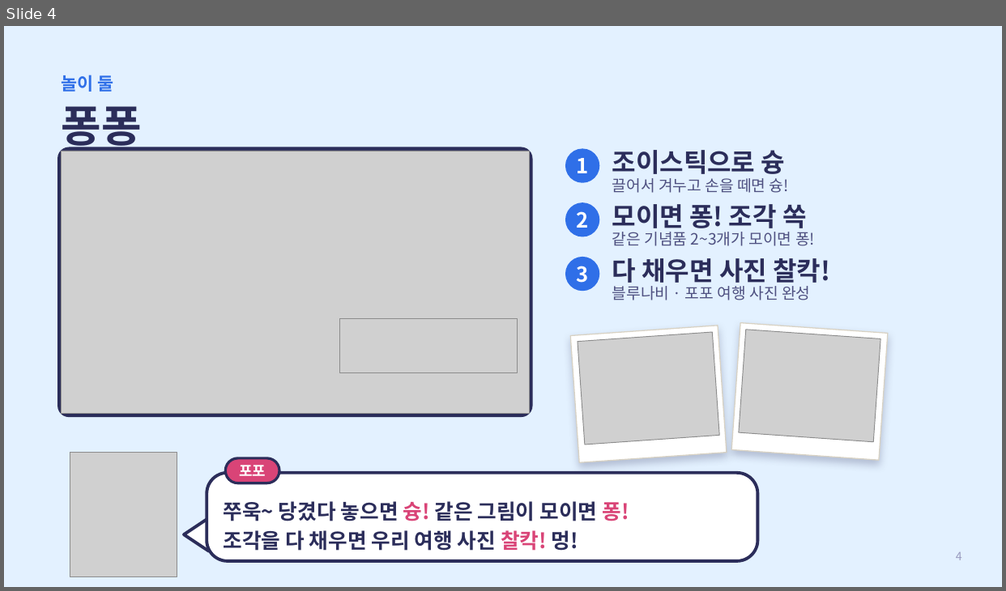
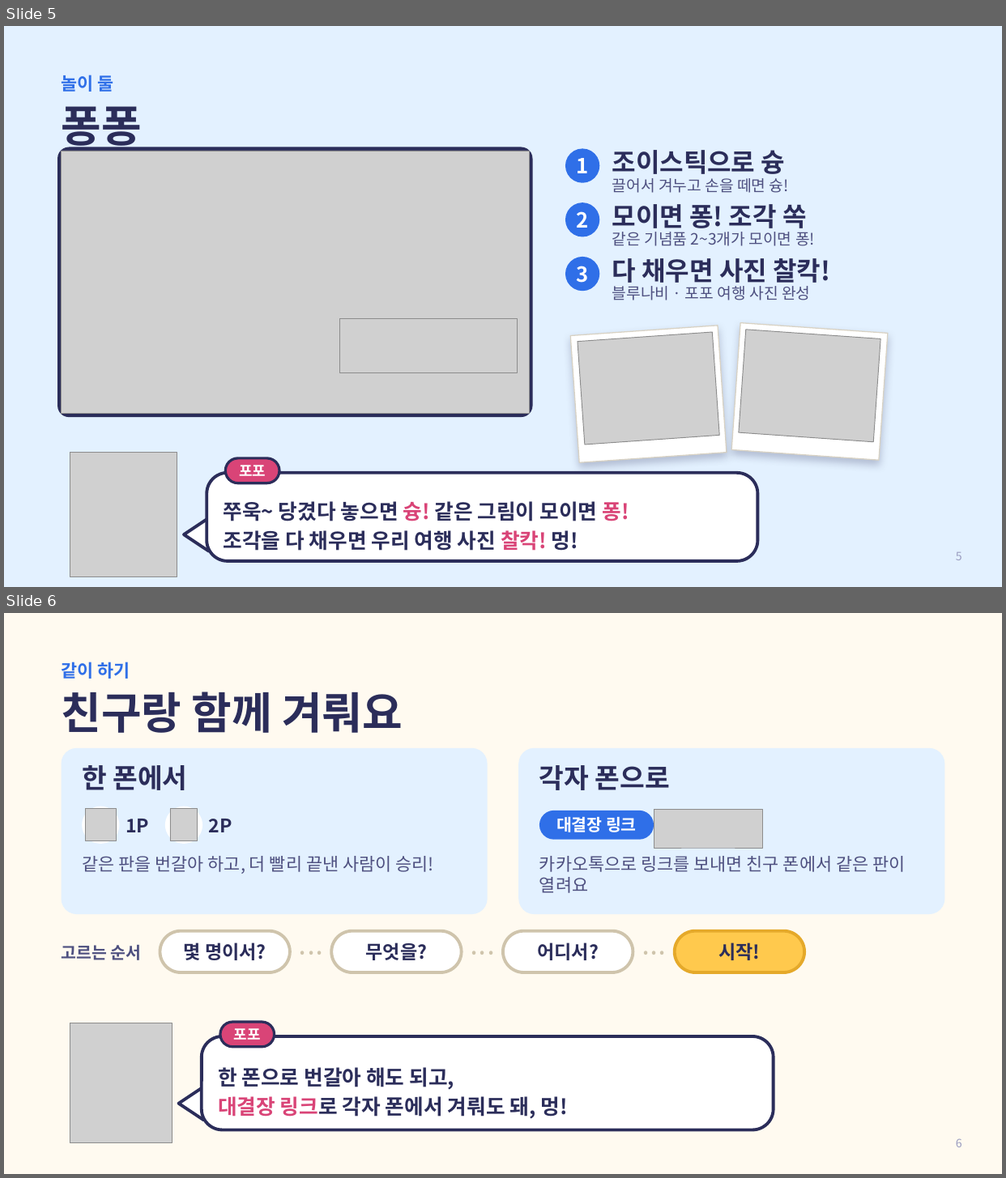
Before and after one commit to hejey5658-lgtm/blue-naby-game, a slide deck: docs/presentation/발표자료_애니메이션.pptx. Shown one above the other, each under a label of ours: slide 4 before the commit, slides 5 and 6 after it. The pictures are 1006x591 and 1006x1178 pixels, drawn with LibreOffice and Linux fonts; fonts in the diff are those of the drawing; grey boxes stand for pictures. Boxes give left, top, right and bottom in pixels: in the first picture for what was removed or moved away, otherwise in the second. Text is boxed around its words. In the diff, an @@ line names an element or a change of style, - is before the commit and + after.

```diff
--- a/docs/presentation/발표자료_애니메이션.pptx
+++ b/docs/presentation/발표자료_애니메이션.pptx
@@ slide 6 added at (4, 613, 1002, 1174), background #FFFAF0 @@
@@ text added at (62, 662, 130, 679), 17 pt, text #2F6FE8, bold @@
+같이 하기
@@ text added at (62, 692, 403, 733), 42 pt, text #2B2D5A, bold @@
+친구랑 함께 겨뤄요
@@ rounded rectangle added at (61, 748, 487, 914), fill #E3F1FF @@
@@ rounded rectangle added at (519, 748, 945, 914), fill #E3F1FF @@
@@ text added at (82, 765, 188, 790), 26 pt, text #2B2D5A, bold @@
+한 폰에서
@@ text added at (539, 765, 670, 790), 26 pt, text #2B2D5A, bold @@
+각자 폰으로
@@ rounded rectangle added at (82, 806, 119, 844), fill #FFFFFF @@
@@ rounded rectangle added at (165, 806, 202, 844), fill #FFFFFF @@
@@ picture added at (86, 809, 117, 841) @@
@@ text added at (126, 819, 149, 833), 18 pt, text #2B2D5A, bold @@
+1P
@@ picture added at (170, 809, 198, 841) @@
@@ text added at (209, 819, 232, 833), 18 pt, text #2B2D5A, bold @@
+2P
@@ rounded rectangle added at (539, 811, 654, 840), fill #2F6FE8, 16 pt, text #FFFFFF, bold @@
+대결장 링크
@@ picture added at (654, 809, 762, 847) @@
@@ text added at (82, 856, 433, 874), 17 pt, text #4E5080 @@
+같은 판을 번갈아 하고, 더 빨리 끝낸 사람이 승리!
@@ text added at (539, 856, 905, 893), 17 pt, text #4E5080 @@
+카카오톡으로 링크를 보내면 친구 폰에서 같은 판이 열려요
@@ text added at (62, 945, 142, 960), 16 pt, text #4E5080, bold @@
+고르는 순서
@@ rounded rectangle added at (160, 931, 290, 973), fill #FFFFFF, outline #CFC4AC 3 pt, 18 pt, text #2B2D5A, bold @@
+몇 명이서?
@@ text added at (291, 936, 331, 968), 14 pt, text #CFC4AC @@
+• • •
@@ rounded rectangle added at (332, 931, 462, 973), fill #FFFFFF, outline #CFC4AC 3 pt, 18 pt, text #2B2D5A, bold @@
+무엇을?
@@ text added at (462, 936, 503, 968), 14 pt, text #CFC4AC @@
+• • •
@@ rounded rectangle added at (503, 931, 633, 973), fill #FFFFFF, outline #CFC4AC 3 pt, 18 pt, text #2B2D5A, bold @@
+어디서?
@@ text added at (634, 936, 675, 968), 14 pt, text #CFC4AC @@
+• • •
@@ rounded rectangle added at (675, 931, 805, 973), fill #FFC94D, outline #E5A92A 3 pt, 18 pt, text #2B2D5A, bold @@
+시작!
@@ picture added at (70, 1024, 172, 1144) @@
@@ rounded rectangle added at (220, 1023, 275, 1047), fill #D94477, outline #2B2D5A 2.5 pt, 14 pt, text #FFFFFF, bold @@
+포포
@@ rounded rectangle added at (202, 1037, 774, 1131), fill #FFFFFF, outline #2B2D5A 3 pt, 20 pt, text #2B2D5A, bold @@
+한 폰으로 번갈아 해도 되고,
+대결장 링크로 각자 폰에서 겨뤄도 돼, 멍!
@@ triangle added at (179, 1088, 203, 1120), fill #FFFFFF, outline #2B2D5A 3 pt @@
@@ page number added at (956, 1139, 962, 1148), 11 pt, text #9A9CC0 @@
+6
@@ what was slide 4 is now slide 5 @@
@@ page number at (956, 552, 962, 561): text changed @@
-4
+5
```
Also in this commit, not shown: 1 slide changed, 2 other slides added, 3 other files.
